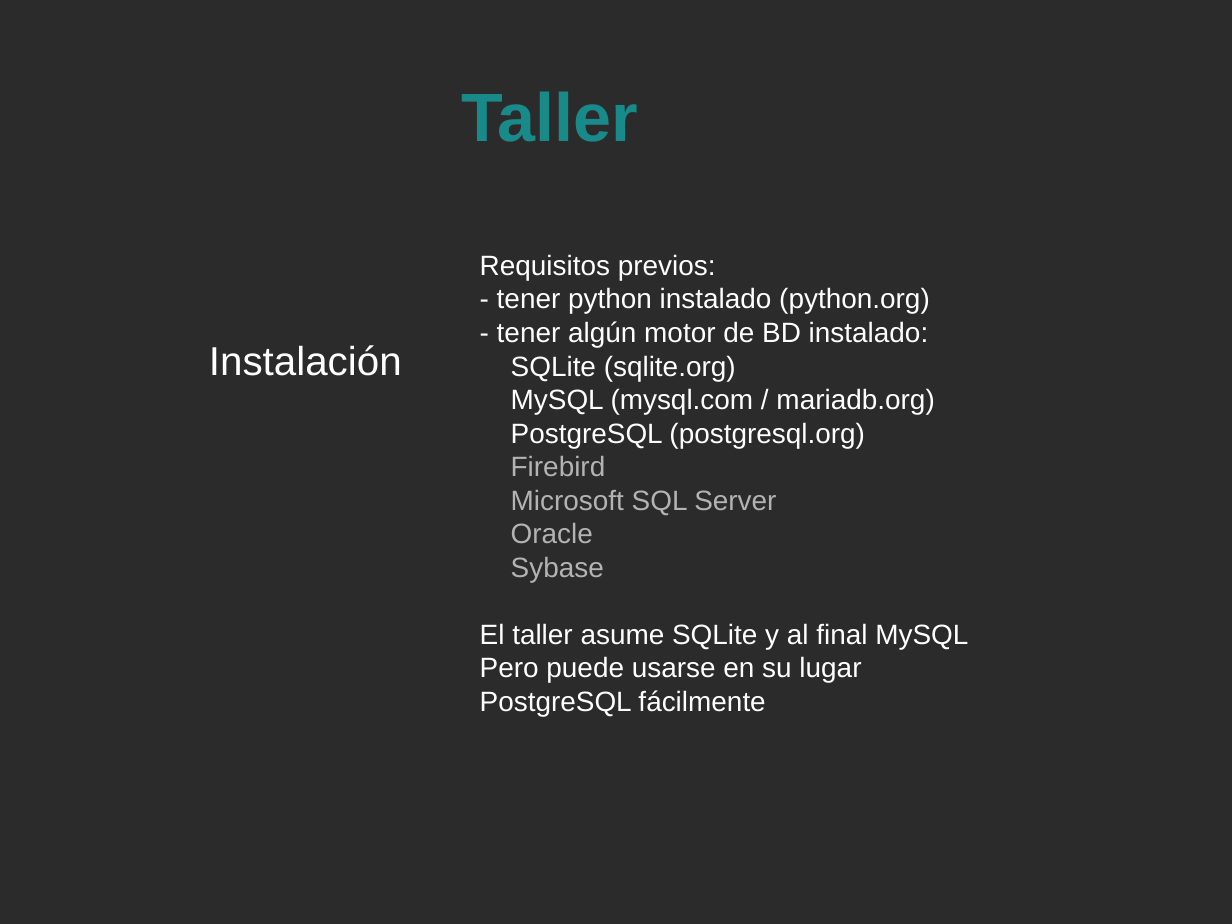
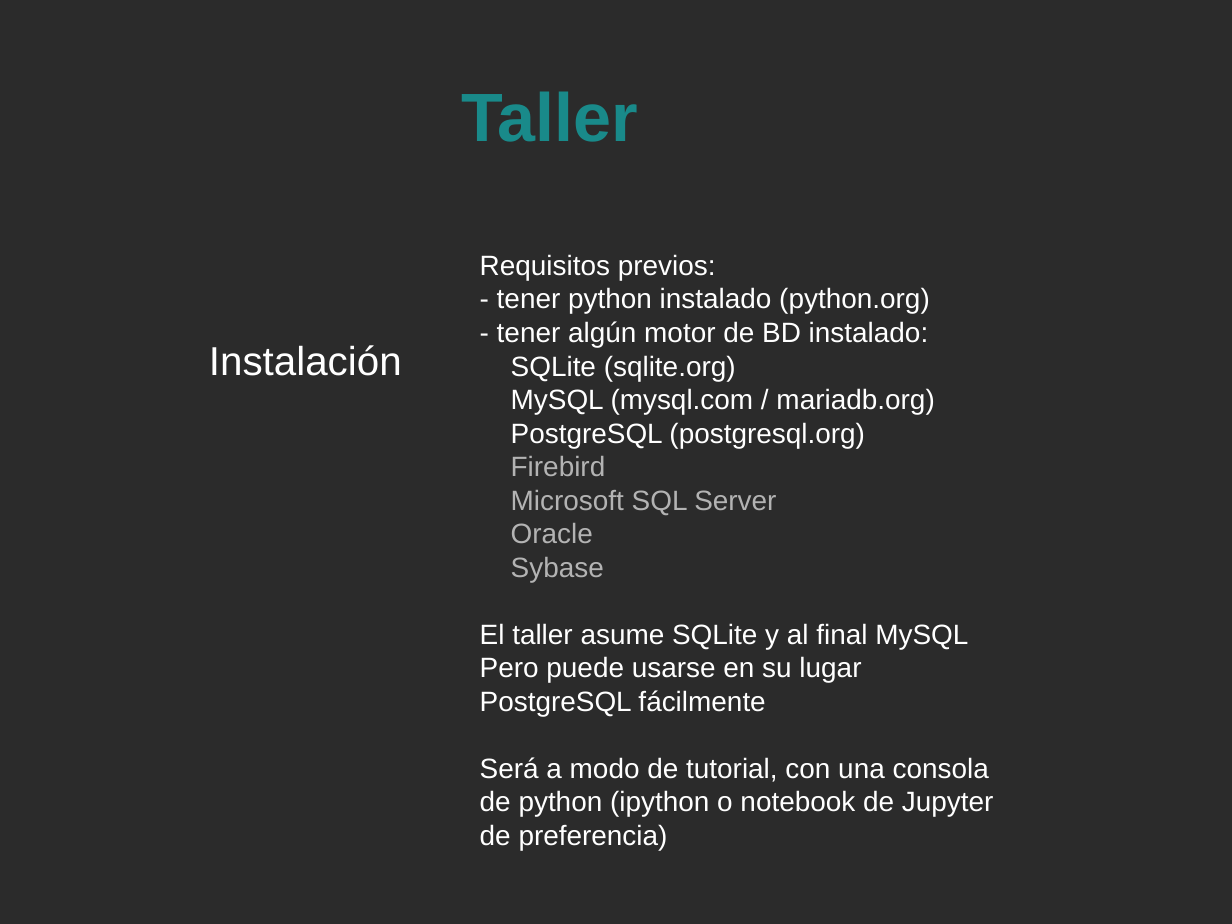
Before and after one commit to jstitch/taller_sqlalchemy, a slide deck: slide 8 of sqlalchemy.odp (slide 7 before the commit). Drawn at 1232x924 pixels with LibreOffice and Linux fonts; fonts in the diff are those of the drawing; background and template pictures are left out; a plain dark background stands for a picture behind light text. Boxes give left, top, right and bottom in pixels: in the first picture for what was removed or moved away, otherwise in the second. Text is boxed around its words. In the diff, an @@ line names an element or a change of style, - is before the commit and + after.

```diff
--- a/sqlalchemy.odp
+++ b/sqlalchemy.odp
@@ text at [480, 757, 994, 850]: paragraph added @@
+Será a modo de tutorial, con una consola
+de python (ipython o notebook de Jupyter
+de preferencia)
```
Also in this commit, not shown: 1 other slide changed, 3 slides added, 2 other files.
